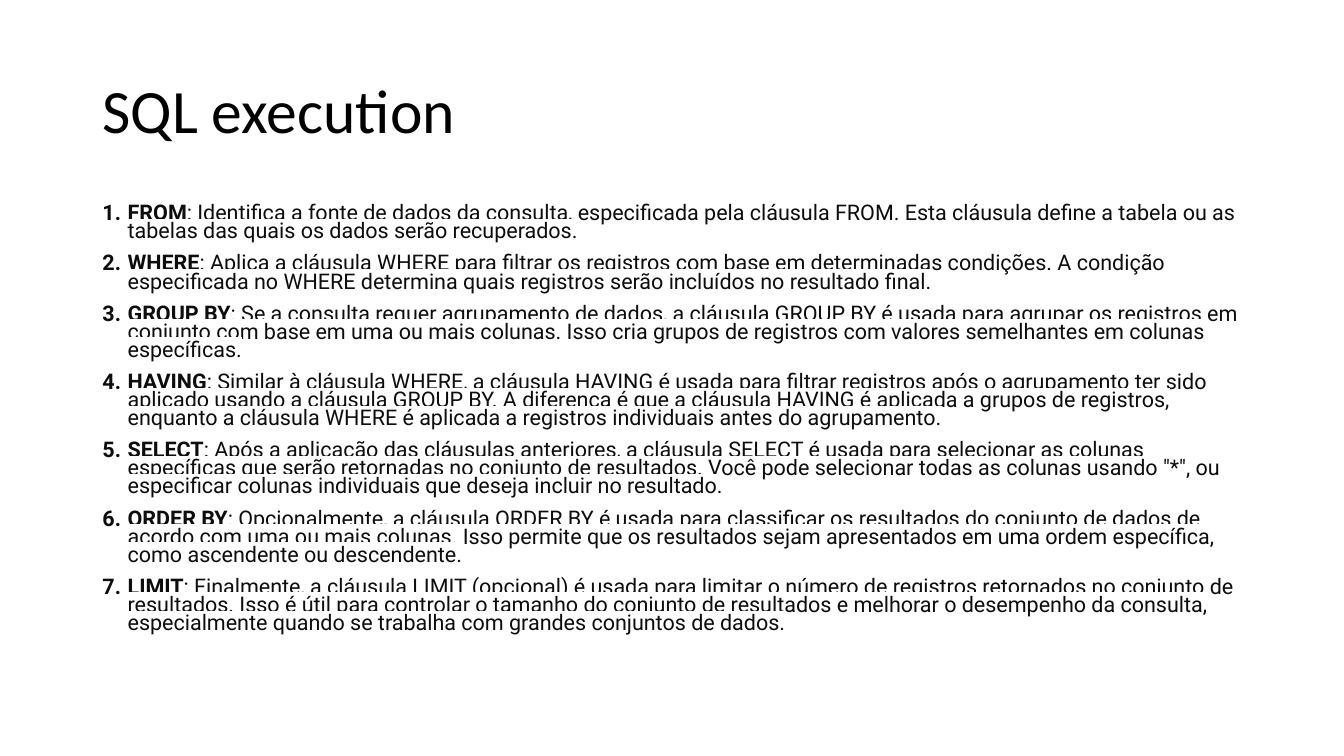
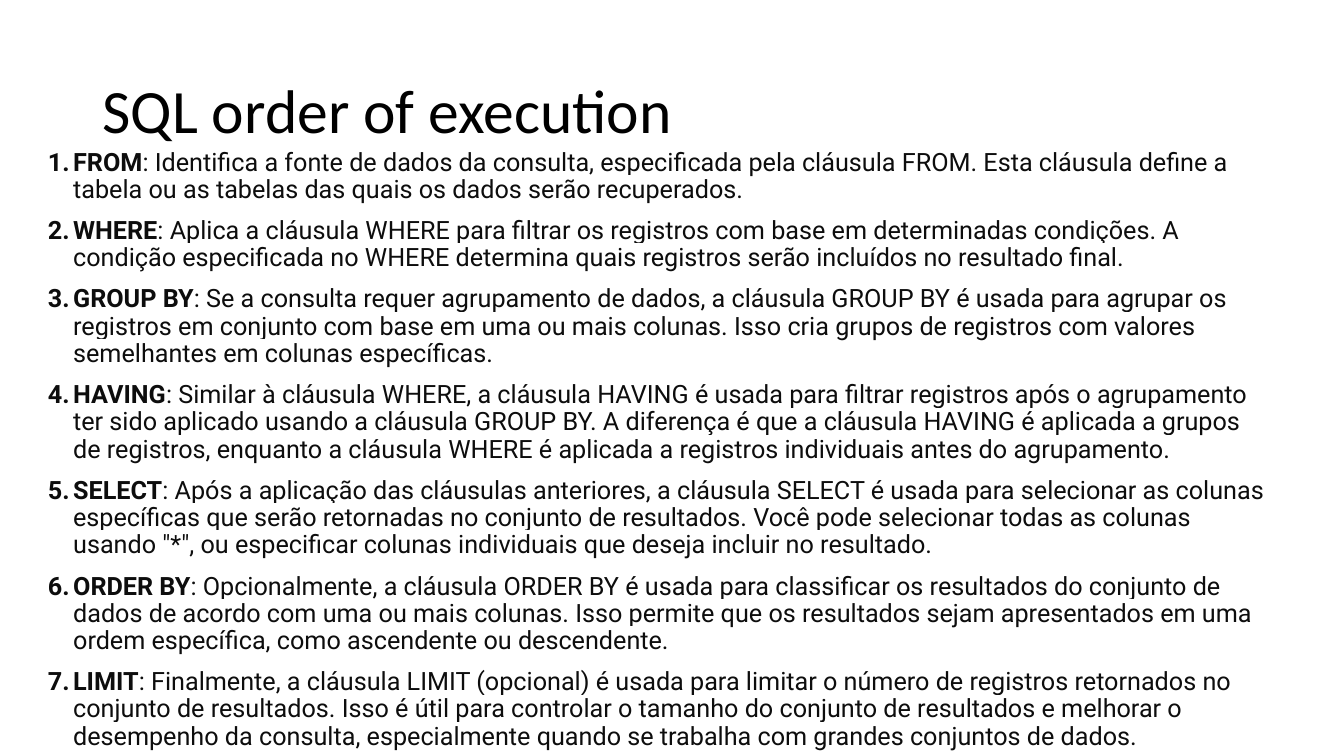
Before and after one commit to VictorInacio/learn-db, a slide deck: slide 41 of slides/Curso BD.pptx. Drawn at 1344x756 pixels with LibreOffice and Linux fonts; fonts in the diff are those of the drawing. Boxes give left, top, right and bottom in pixels: in the first picture for what was removed or moved away, otherwise in the second. Text is boxed around its words. In the diff, an @@ line names an element or a change of style, - is before the commit and + after.

```diff
--- a/slides/Curso BD.pptx
+++ b/slides/Curso BD.pptx
@@ title at (102, 90, 672, 141): text changed @@
-SQL execution
+SQL order of execution
@@ text "FROM: Identifica a fonte de ...": place and size @@
-text "FROM: Identifica a fonte de ..." at (128, 203, 1237, 635)
+text "FROM: Identifica a fonte de ..." at (73, 152, 1264, 722)
@@ text "FROM: Identifica a fonte de ..." at (73, 152, 1264, 722): size 15.4 to 18 pt; line spacing 0.7 to 0.9 @@
```
Also in this commit, not shown: 1 other slide changed, 2 slides added, 1 slide removed, 1 other file.
